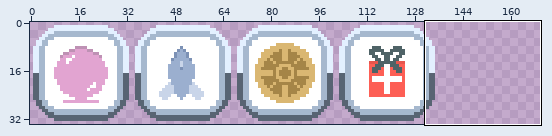
One commit to this sprite sheet: assets/2x/tags.png. The first picture is a wide view before the edit; the outline marks the close-up.
Close-up. Old version:
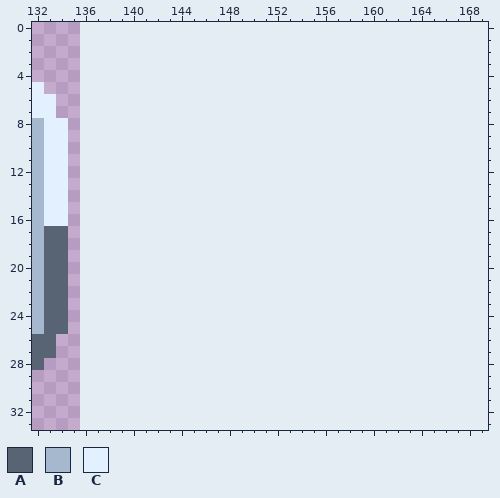
The file is 272x68 pixels, drawn in blocks of 2x2; one block is one cell here. Shown: x 132..169, y 0..33. The old version is drawn lined up with the new one, on the new canvas.
Palette (. is transparent): A #586473  B #a6b8ce  C #e3f0ff
Pixels before, first column x 132:
 5 C..
 6 CC.
 7 CC.
 8 BCC
 9 BCC
10 BCC
11 BCC
12 BCC
13 BCC
14 BCC
15 BCC
16 BCC
17 BAA
18 BAA
19 BAA
20 BAA
21 BAA
22 BAA
23 BAA
24 BAA
25 BAA
26 AA.
27 AA.
28 A..
The same view after the edit:
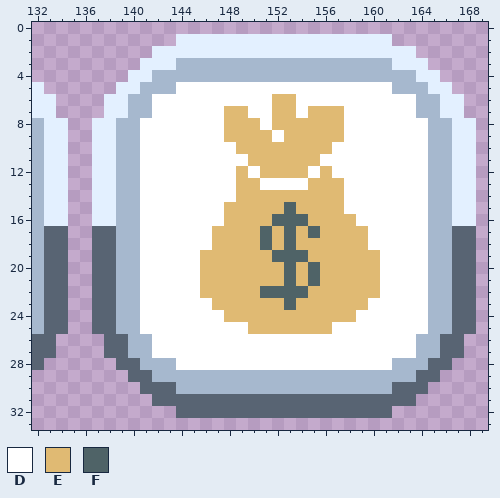
Colours new in this view: D #ffffff  E #e0ba73  F #4f6367
Author's note on the commit: Loan Tag
The exact change:
canvas 136x34 -> 170x34
Changed rows in their new state; - is an unchanged pixel.
first column x 137:
 1 -------CCCCCCCCCCCCCCCCCC-------
 2 -----CCCCCCCCCCCCCCCCCCCCCC-----
 3 ----CCCBBBBBBBBBBBBBBBBBBCCC----
 4 ---CCBBBBBBBBBBBBBBBBBBBBBBCC---
 5 --CCBBBDDDDDDDDDDDDDDDDDDBBBCC--
 6 -CCBBDDDDDDDDDDEEDDDDDDDDDDBBCC-
 7 -CCBBDDDDDDEEDDEEDEEEDDDDDDBBCC-
 8 CCBBDDDDDDDEEEDEEEEEEDDDDDDDBBCC
 9 CCBBDDDDDDDEEEEDEEEEEDDDDDDDBBCC
10 CCBBDDDDDDDDEEEEEEEEDDDDDDDDBBCC
11 CCBBDDDDDDDDDEEEEEEDDDDDDDDDBBCC
12 CCBBDDDDDDDDEDEEEEDEDDDDDDDDBBCC
13 CCBBDDDDDDDDEEDDDDEEEDDDDDDDBBCC
14 CCBBDDDDDDDDEEEEEEEEEDDDDDDDBBCC
15 CCBBDDDDDDDEEEEEFEEEEDDDDDDDBBCC
16 CCBBDDDDDDDEEEEFFFEEEEDDDDDDBBCC
17 AABBDDDDDDEEEEFEFEFEEEEDDDDDBBAA
18 AABBDDDDDDEEEEFEFEEEEEEDDDDDBBAA
19 AABBDDDDDEEEEEEFFFEEEEEEDDDDBBAA
20 AABBDDDDDEEEEEEEFEFEEEEEDDDDBBAA
21 AABBDDDDDEEEEEEEFEFEEEEEDDDDBBAA
22 AABBDDDDDEEEEEFFFFEEEEEEDDDDBBAA
23 AABBDDDDDDEEEEEEFEEEEEEDDDDDBBAA
24 AABBDDDDDDDEEEEEEEEEEEDDDDDDBBAA
25 AABBDDDDDDDDDEEEEEEEDDDDDDDDBBAA
26 -AABBDDDDDDDDDDDDDDDDDDDDDDBBAA-
27 -AABBDDDDDDDDDDDDDDDDDDDDDDBBAA-
28 --AABBBDDDDDDDDDDDDDDDDDDBBBAA--
29 ---AABBBBBBBBBBBBBBBBBBBBBBAA---
30 ----AAABBBBBBBBBBBBBBBBBBAAA----
31 -----AAAAAAAAAAAAAAAAAAAAAA-----
32 -------AAAAAAAAAAAAAAAAAA-------
Where, in picture pixels (left, top, right, bottom), the same in both close-ups:
added: (92, 34, 476, 418)
